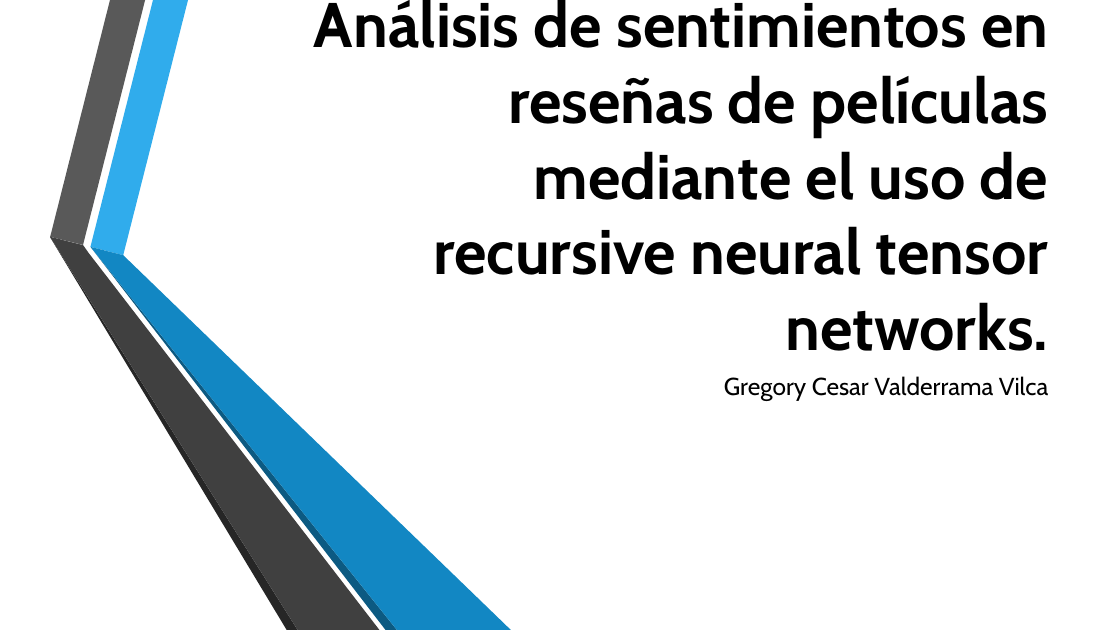
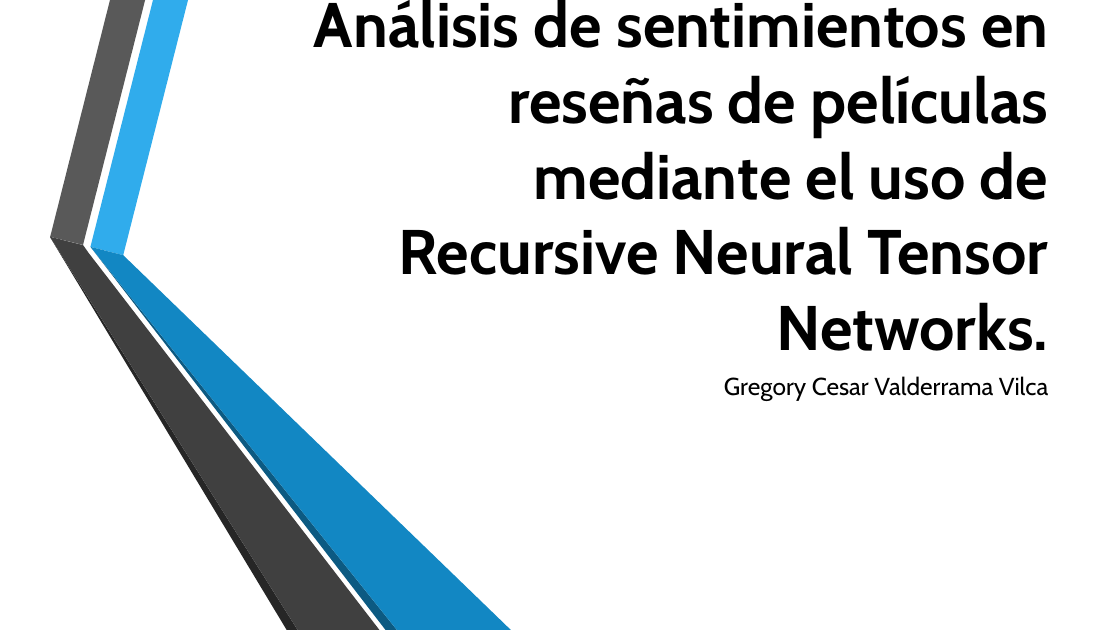
Before and after one commit to gcvalderrama/pucp_dl_RNTN, a slide deck: slide 1 of Análisis de sentimientos en reseñas de películas mediante.pptx. Drawn at 1120x630 pixels with LibreOffice and Linux fonts; fonts in the diff are those of the drawing; background and template pictures are left out. Boxes give left, top, right and bottom in pixels: in the first picture for what was removed or moved away, otherwise in the second. Text is boxed around its words. In the diff, an @@ line names an element or a change of style, - is before the commit and + after.

Commit message:
add text and presentation

```diff
--- a/Análisis de sentimientos en reseñas de películas mediante.pptx
+++ b/Análisis de sentimientos en reseñas de películas mediante.pptx
@@ title at box(314, 0, 1049, 351): text changed @@
-Análisis de sentimientos en reseñas de películas mediante el uso de recursive neural tensor networks.
+Análisis de sentimientos en reseñas de películas mediante el uso de Recursive Neural Tensor Networks.
```
Also in this commit, not shown: 1 other slide changed.
